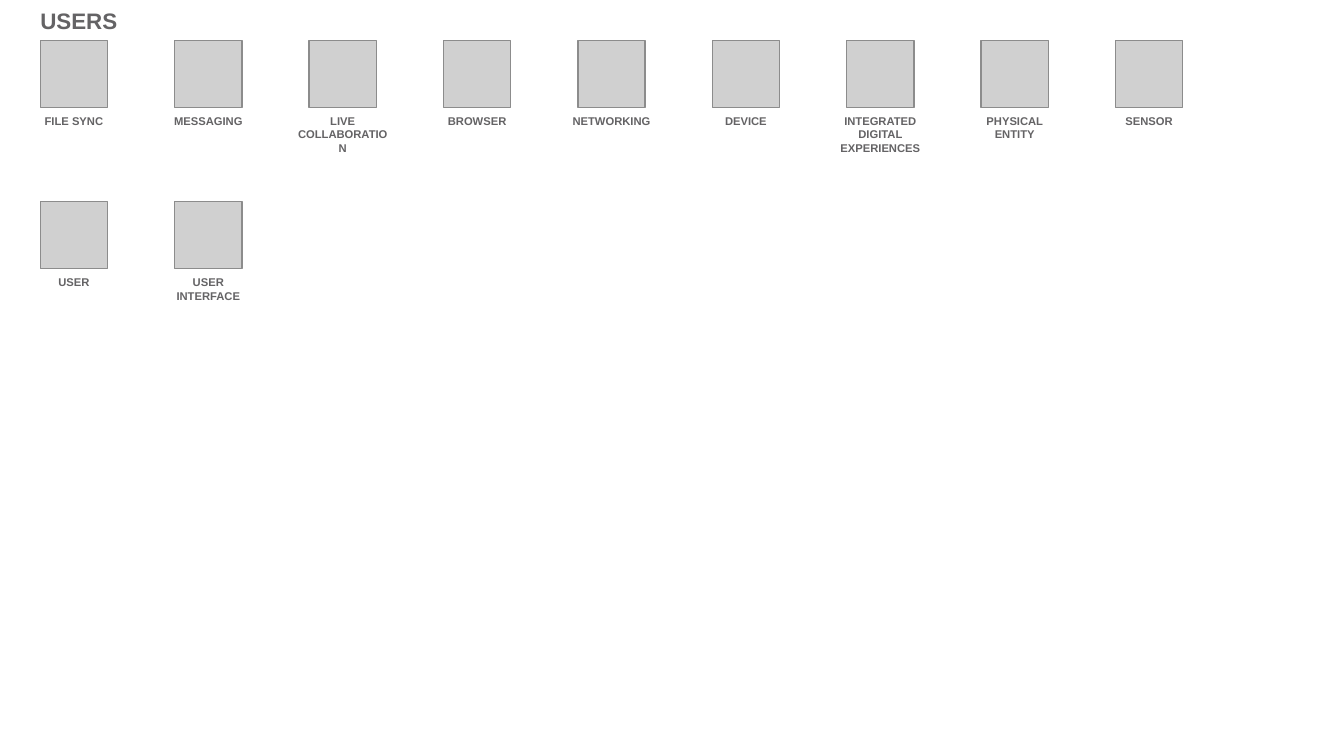
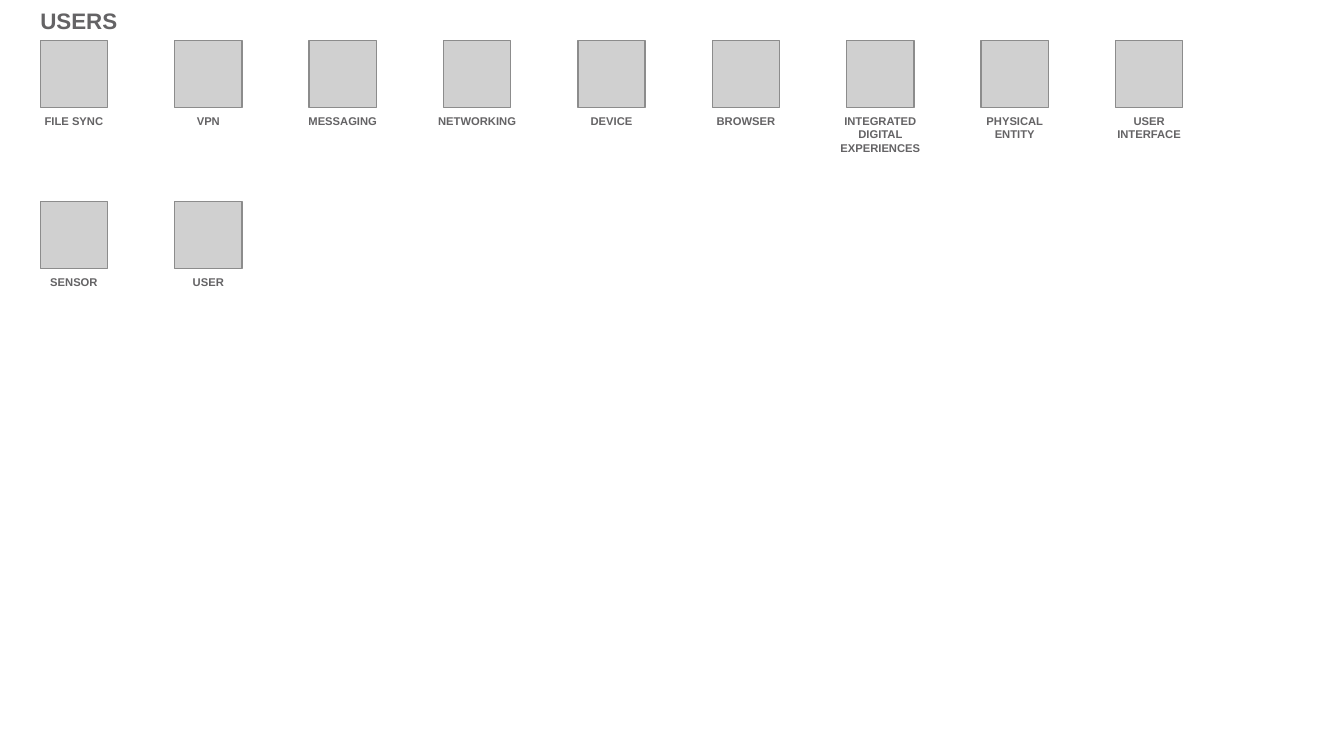
Before and after one commit to l2fprod/myarchitecture, a slide deck: slide 22 of mycatalog-architecture-diagram-template.pptx. Drawn at 1344x756 pixels with LibreOffice and Linux fonts; fonts in the diff are those of the drawing; grey boxes stand for pictures. Boxes give left, top, right and bottom in pixels: in the first picture for what was removed or moved away, otherwise in the second. Text is boxed around its words. In the diff, an @@ line names an element or a change of style, - is before the commit and + after.

```diff
--- a/mycatalog-architecture-diagram-template.pptx
+++ b/mycatalog-architecture-diagram-template.pptx
@@ text added at (197,117,220,125), 6 pt, text #646365, bold @@
+VPN
@@ text "MESSAGING": place and size @@
-text "MESSAGING" at (174,117,243,125)
+text "MESSAGING" at (308,117,377,125)
@@ text removed at (330,117,355,125) @@
-LIVE COLLABORATION
@@ text "NETWORKING": place and size @@
-text "NETWORKING" at (573,117,651,125)
+text "NETWORKING" at (438,117,516,125)
@@ text "DEVICE": place and size @@
-text "DEVICE" at (725,117,767,125)
+text "DEVICE" at (591,117,633,125)
@@ text "BROWSER": place and size @@
-text "BROWSER" at (448,117,507,125)
+text "BROWSER" at (717,117,776,125)
@@ text at (1117,117,1180,138): text changed @@
-SENSOR
+USER INTERFACE
@@ text at (50,278,97,286): text changed @@
-USER
+SENSOR
@@ text at (193,278,224,286): text changed @@
-USER INTERFACE
+USER
```
Also in this commit, not shown: 13 other slides changed.
